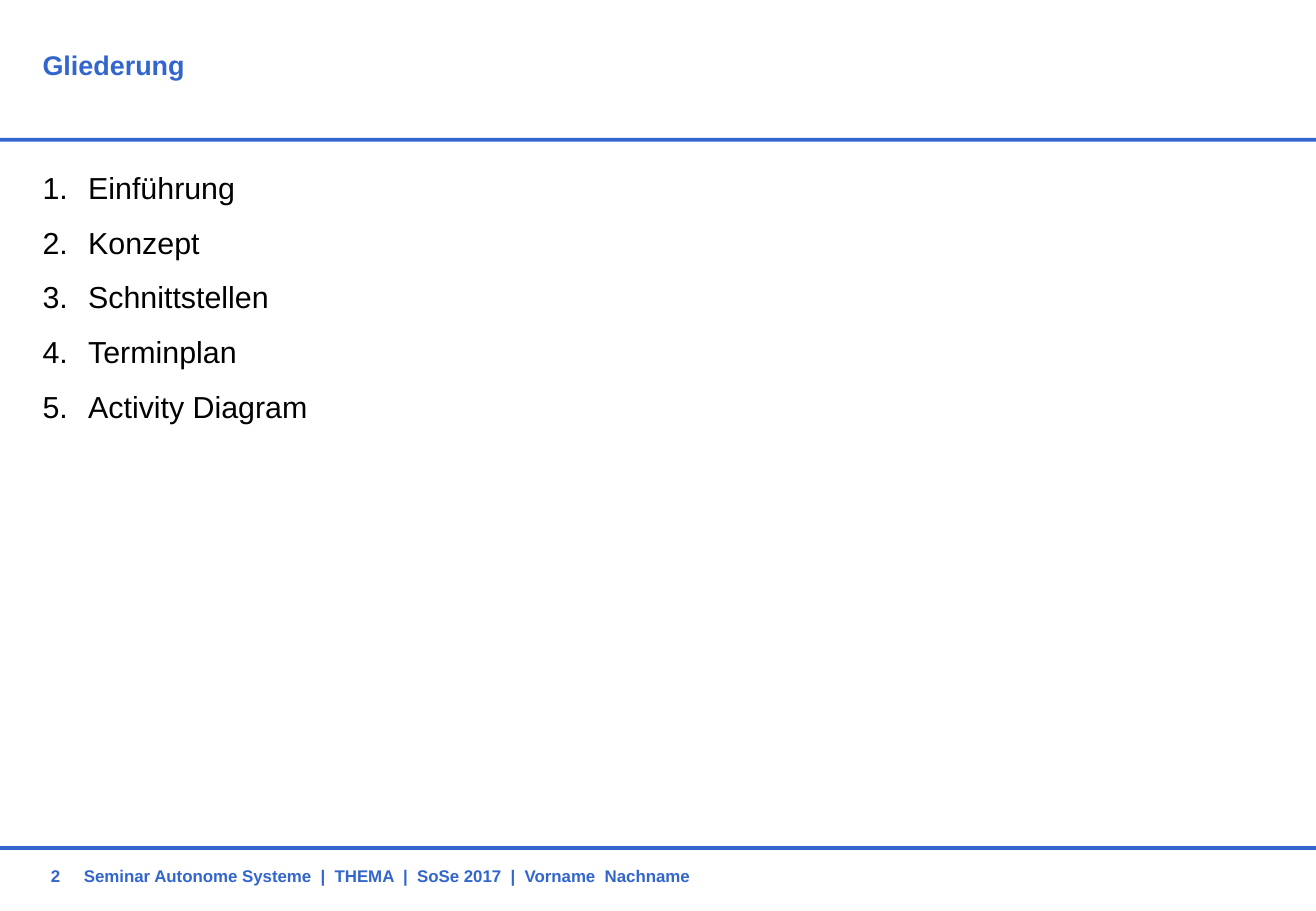
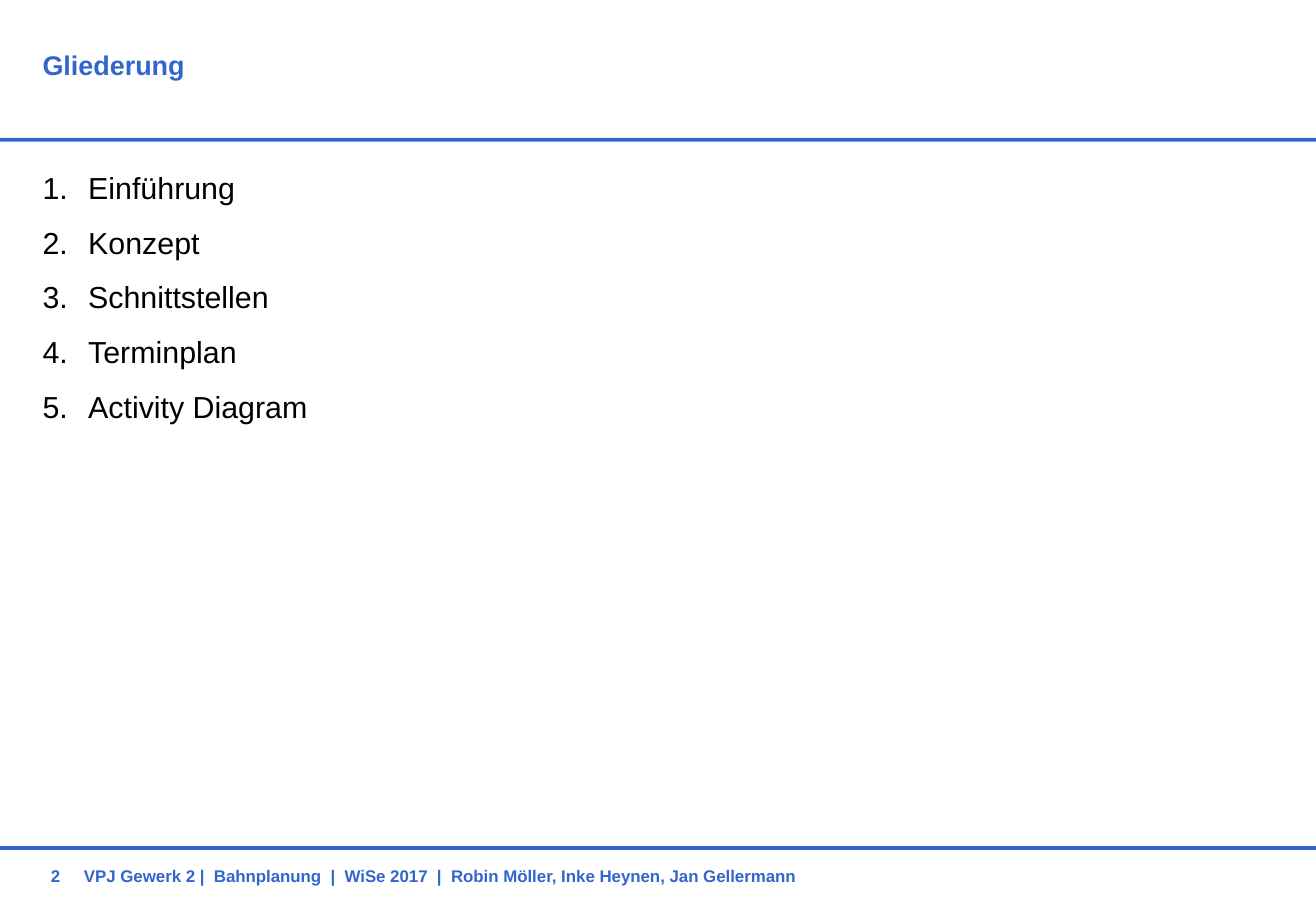
Before and after one commit to RobinMoeller/VPJ-Gewerk-2, a slide deck: slide 2 of Präsi_Konzept.pptx. Drawn at 1316x911 pixels with LibreOffice and Linux fonts; fonts in the diff are those of the drawing; background and template pictures are left out. Boxes give left, top, right and bottom in pixels: in the first picture for what was removed or moved away, otherwise in the second. Text is boxed around its words. In the diff, an @@ line names an element or a change of style, - is before the commit and + after.

```diff
--- a/Präsi_Konzept.pptx
+++ b/Präsi_Konzept.pptx
@@ text at bbox=[84, 869, 796, 886]: text changed @@
-Seminar Autonome Systeme | THEMA | SoSe 2017 | Vorname Nachname
+VPJ Gewerk 2 | Bahnplanung | WiSe 2017 | Robin Möller, Inke Heynen, Jan Gellermann
```
Also in this commit, not shown: 2 other slides changed, 6 slides added, 5 slides removed.
